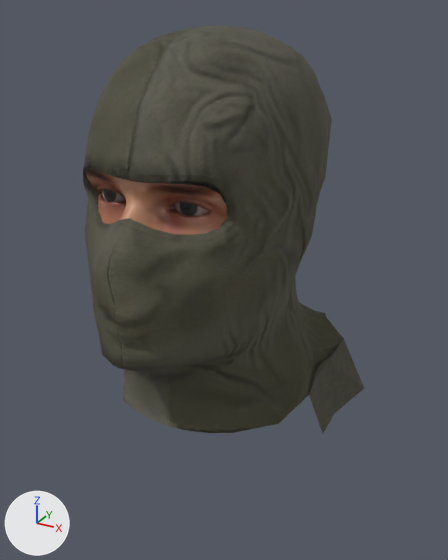
Two versions of the glTF model public/assets/characters/wear/balaclava_0.glb, one commit apart.
Rendered twice from a camera (50 mm lens) standing at (0.267, -0.488, 1.974) and looking at (0.012, -0.024, 1.742). Lighting does not change. The marker at lower left points along +X, +Y and +Z. The older version comes first. Vertices at exactly the same position are counted once.

Names of what the first picture shows: 'wear'.
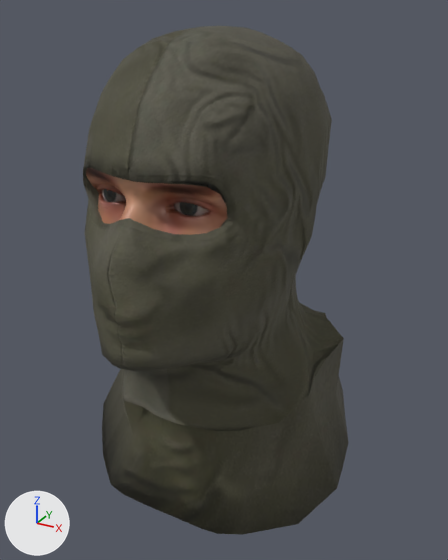
Edits to the bpy script that builds the scene:
```text
Change me_wear:
    used by ob_wear; location = (0.0, 0.0, 0.0)
    remove me_wear.from_pydata(...)  # 3006 vertices, 5795 faces; spans x -0.124..0.142, y -0.177..0.098, z 1.61..1.96
    add me_wear.from_pydata(...)  # 3056 vertices, 5928 faces; spans x -0.131..0.141, y -0.177..0.122, z 1.525..1.96
    me_wear part 1
    24 vertices are removed from x -0.124..0.142, y -0.11..0.084, z 1.61..1.647
    50 faces are deleted
    5 vertices move from x -0.098..0.108, y -0.053..0.011, z 1.644..1.666 to x -0.094..0.104, y -0.053..0.01, z 1.644..1.664
    74 vertices are added at x -0.131..0.141, y -0.112..0.122, z 1.525..1.653
    183 new faces join them, mat_wear_balaclava
    other edits to the shape of me_wear do not show in these pictures
```

Pixel boxes [x1, y1, x2, y2] of what changed, in the pictures (448 x 560 px):
'wear', reshaped (25% taller): before [83, 26, 364, 433]; after [83, 26, 348, 535]
part 1 of me_wear, built on: before [123, 335, 364, 433]; after [102, 335, 348, 535]
